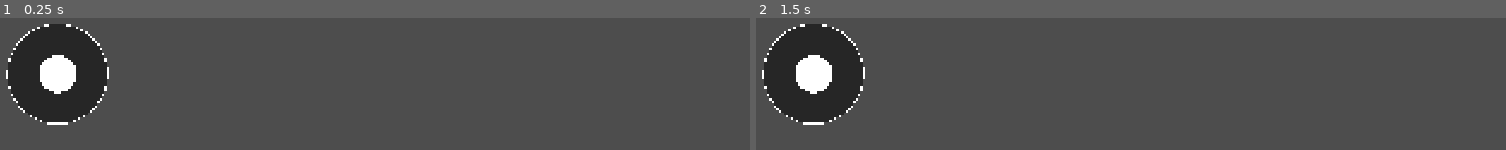
Above: before the commit, frames 1-2 (left to right).
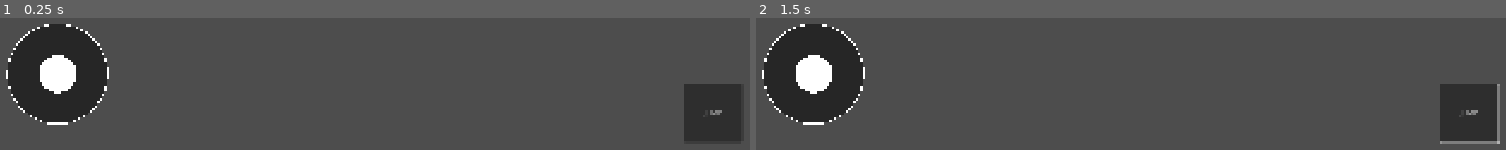
Above: after the commit, the same moments.

Repository: fimlnwza007/In-the-dark
Game: Godot game, scene res://Scenes/mobile_ui.tscn
Two runs of this game, one before a commit and one after it. Both use one fixed random seed, a clock stepped at 60 frames per second and the inputs below. This scene is started directly instead of the project's main scene.
Inputs (mouse positions are in pixels of both pictures, inside the frame that each line leads up to):
- Up to frame 1 (0.25 s): no input
- Up to frame 2 (1.5 s): click (1468, 113) at 0.5 s, where only the run after the commit has a clickable "JUMP"; tap Enter at 1.25 s; move the mouse to (outside the picture) at 1.27 s; hold Right (ui_right) from 1.28 s (still down); hold Space from 1.28 s (still down); click (outside the picture) at 1.42 s

The runs differ from the first frame. In frame 1, 3.3% of the frame differs, in the area x 91-99%, y 50-94%; in frame 2, 3.6%, in the area x 91-100%, y 50-96%.

Commit message:
fixed mobile keyboard

Diff:
--- a/Player/player.gd
+++ b/Player/player.gd
@@ -101,6 +101,19 @@
 ## Every dozen seconds or so the hand RESTS - it stands completely still for a moment.
 ## Drop-outs left in the current burst - a bad contact rarely goes out just once.
 
+## Flag สำหรับรับสัญญาณ jump จากปุ่ม touch (เรียกจาก mobile_ui)
+var _touch_jump_requested: bool = false
+
+## ตรวจสอบว่าอยู่บน mobile หรือไม่ รองรับทั้ง native Android/iOS และ Web-on-Mobile
+func is_mobile() -> bool:
+	var os_name := OS.get_name()
+	if os_name in ["Android", "iOS"]:
+		return true
+	# Web บนมือถือ: ตรวจจาก DisplayServer
+	if os_name == "Web":
+		return DisplayServer.is_touchscreen_available()
+	return false
+
 
 @onready var _body_mesh: MeshInstance3D = get_node_or_null("BodyMesh")
 @onready var _name_tag: Label3D = get_node_or_null("NameTag")
@@ -152,7 +165,7 @@
 			mobile_ui.queue_free()
 
 	if is_local:
-		if OS.get_name() not in ["Android", "iOS"]:
+		if not is_mobile():
 			Input.mouse_mode = Input.MOUSE_MODE_CAPTURED
 		else:
 			Input.mouse_mode = Input.MOUSE_MODE_VISIBLE
@@ -217,14 +230,14 @@
 	if not is_multiplayer_authority():
 		return
 	if event is InputEventMouseMotion and Input.mouse_mode == Input.MOUSE_MODE_CAPTURED:
-		if OS.get_name() not in ["Android", "iOS"]:
+		if not is_mobile():
 			rotate_look(event.relative)
 	elif event.is_action_pressed("ui_cancel"):
 		Input.mouse_mode = (Input.MOUSE_MODE_VISIBLE
 				if Input.mouse_mode == Input.MOUSE_MODE_CAPTURED
 				else Input.MOUSE_MODE_CAPTURED)
 	elif event is InputEventMouseButton and Input.mouse_mode == Input.MOUSE_MODE_VISIBLE:
-		if OS.get_name() not in ["Android", "iOS"]:
+		if not is_mobile():
 			Input.mouse_mode = Input.MOUSE_MODE_CAPTURED
 
 
@@ -233,8 +246,9 @@
 		return
 	if not is_on_floor():
 		velocity += get_gravity() * gravity_scale * world_scale * delta
-	elif Input.is_key_pressed(KEY_SPACE):
+	elif Input.is_key_pressed(KEY_SPACE) or _touch_jump_requested:
 		velocity.y = jump_velocity * world_scale
+		_touch_jump_requested = false
 
 	# เช็คว่ามีการใช้งานจอยสติ๊กอยู่หรือไม่ ถ้ามีใช้ค่าจากจอย ถ้าไม่มีใช้คีย์บอร์ด WASD
 	var wish := Vector2.ZERO
--- a/Scenes/mobile_ui.tscn
+++ b/Scenes/mobile_ui.tscn
@@ -2,6 +2,7 @@
 
 [ext_resource type="Script" uid="uid://b6wg3822oo1mu" path="res://addons/touch_screen_joystick/touch_screen_joystick.gd" id="1_b6v5g"]
 [ext_resource type="Script" uid="uid://dua2nxkard2mx" path="res://Scripts/touch_look_zone.gd" id="2_c8k3e"]
+[ext_resource type="Script" uid="uid://jump_btn_script" path="res://Scripts/jump_button.gd" id="3_jump"]
 
 [node name="mobile ui" type="Control" unique_id=87150467]
 layout_mode = 3
@@ -34,3 +35,18 @@
 grow_vertical = 2
 mouse_filter = 1
 script = ExtResource("2_c8k3e")
+
+[node name="JumpButton" type="Button" parent="CanvasLayer" unique_id=2847391055]
+layout_mode = 3
+anchor_left = 1.0
+anchor_top = 1.0
+anchor_right = 1.0
+anchor_bottom = 1.0
+offset_left = -160.0
+offset_top = -160.0
+offset_right = -20.0
+offset_bottom = -20.0
+grow_horizontal = 0
+grow_vertical = 0
+text = "JUMP"
+script = ExtResource("3_jump")
--- a/Scenes/start_scene.tscn
+++ b/Scenes/start_scene.tscn
@@ -81,6 +81,8 @@
 content_margin_bottom = 10.0
 bg_color = Color(0.06, 0.08, 0.12, 0.9)
 border_width_left = 1
+
+
 border_width_top = 1
 border_width_right = 1
 border_width_bottom = 1
--- /dev/null
+++ b/Scripts/jump_button.gd
@@ -0,0 +1,31 @@
+extends Button
+## JumpButton: ปุ่มกระโดดสำหรับมือถือ
+## เมื่อกดจะตั้งค่า _touch_jump_requested = true บนตัวละครของผู้เล่น local
+
+func _ready() -> void:
+	button_down.connect(_on_button_down)
+
+func _on_button_down() -> void:
+	# หา player ที่เป็น local authority จาก scene
+	var players = get_tree().get_nodes_in_group("player")
+	for p in players:
+		if p.has_method("is_multiplayer_authority") and p.is_multiplayer_authority():
+			if "_touch_jump_requested" in p:
+				p._touch_jump_requested = true
+			return
+
+	# fallback: หา CharacterBody3D ที่ใกล้ที่สุดใน tree
+	var root = get_tree().current_scene
+	if root == null:
+		return
+	_find_and_jump(root)
+
+func _find_and_jump(node: Node) -> bool:
+	if node is CharacterBody3D and "_touch_jump_requested" in node:
+		if node.has_method("is_multiplayer_authority") and node.is_multiplayer_authority():
+			node._touch_jump_requested = true
+			return true
+	for child in node.get_children():
+		if _find_and_jump(child):
+			return true
+	return false
Not shown, added: start_game.bat
